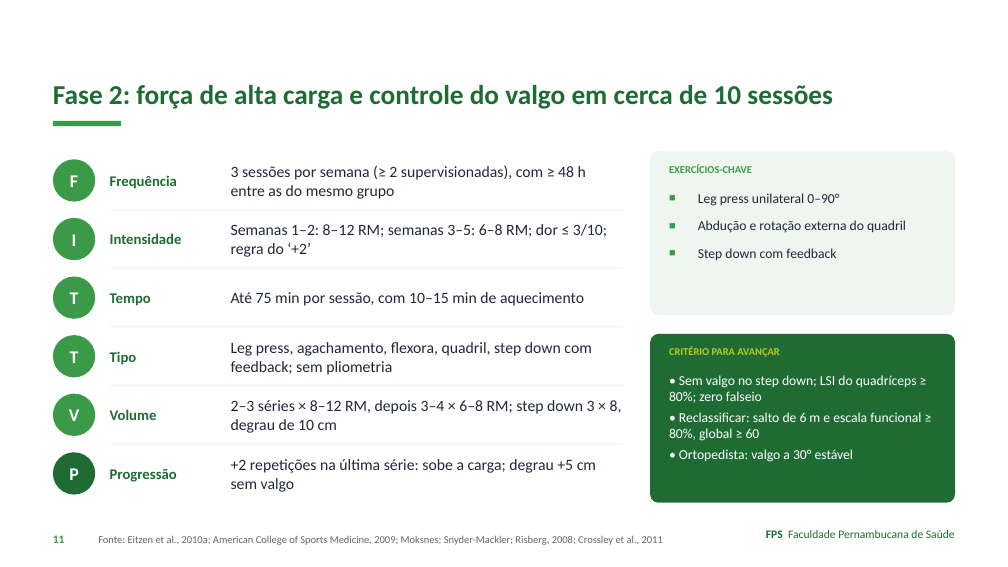
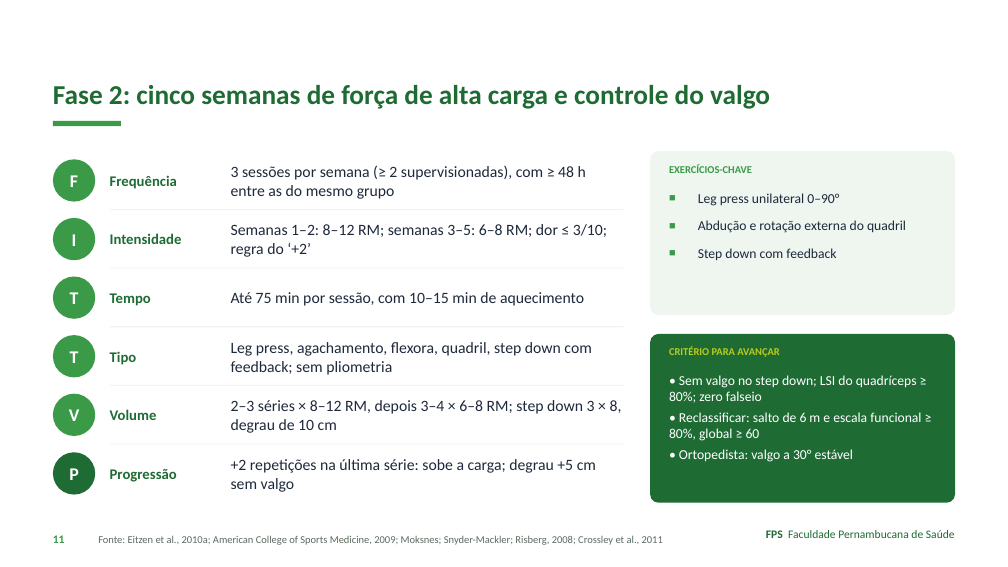
Before and after one commit to Institutomoraisandrade/CRM, a slide deck: slide 11 of trabalho-fps/trabalhos/2026-11-09-caso04-lca-lcm/apresentacao.pptx. Drawn at 1008x567 pixels with LibreOffice and Linux fonts; fonts in the diff are those of the drawing. Boxes give left, top, right and bottom in pixels: in the first picture for what was removed or moved away, otherwise in the second. Text is boxed around its words. In the diff, an @@ line names an element or a change of style, - is before the commit and + after.

```diff
--- a/trabalho-fps/trabalhos/2026-11-09-caso04-lca-lcm/apresentacao.pptx
+++ b/trabalho-fps/trabalhos/2026-11-09-caso04-lca-lcm/apresentacao.pptx
@@ text at (53, 85, 770, 109): text changed @@
-Fase 2: força de alta carga e controle do valgo em cerca de 10 sessões
+Fase 2: cinco semanas de força de alta carga e controle do valgo
```
Also in this commit, not shown: 11 other slides changed, 1 slide added, 8 other files.
